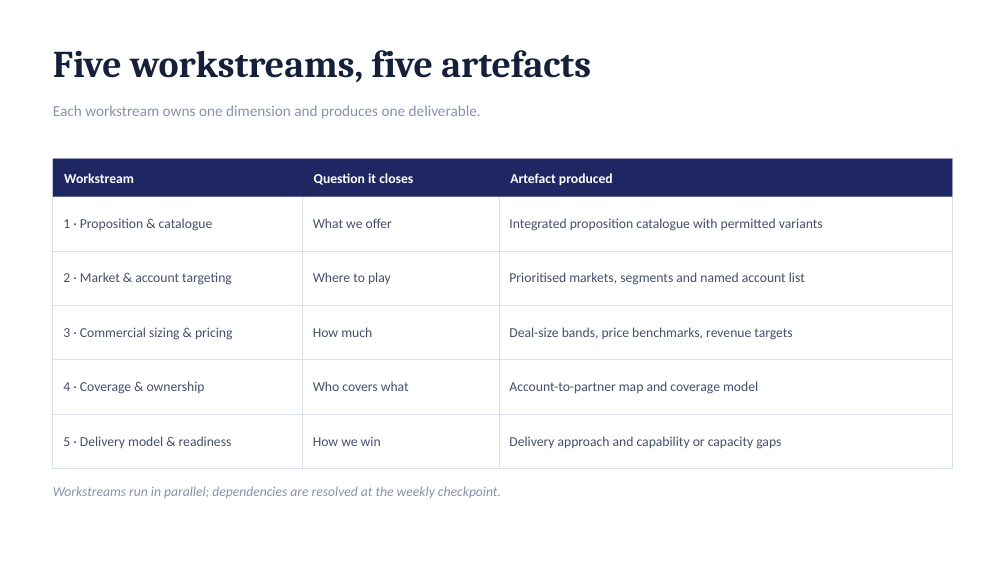
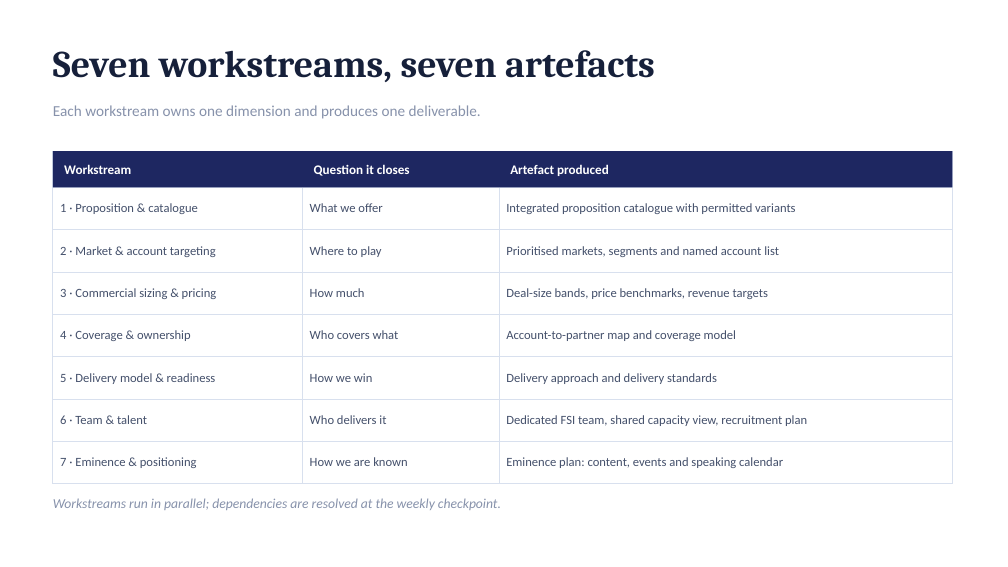
Before and after one commit to dhajjar-cyber/bae, a slide deck: slide 6 of FSI strategy/EAIND-FSI-Strategy-Development-Plan.pptx. Drawn at 1008x567 pixels with LibreOffice and Linux fonts; fonts in the diff are those of the drawing. Boxes give left, top, right and bottom in pixels: in the first picture for what was removed or moved away, otherwise in the second. Text is boxed around its words. In the diff, an @@ line names an element or a change of style, - is before the commit and + after.

```diff
--- a/FSI strategy/EAIND-FSI-Strategy-Development-Plan.pptx
+++ b/FSI strategy/EAIND-FSI-Strategy-Development-Plan.pptx
@@ text at (53,50,655,82): text changed @@
-Five workstreams, five artefacts
+Seven workstreams, seven artefacts
@@ 3 texts, 1 rectangle: place and size @@
-3 texts, 1 rectangle at (53,159,953,197)
+3 texts, 1 rectangle at (53,151,953,188)
@@ table at (53,151,953,472) @@
-row 6: 5 · Delivery model & readiness | How we win | Delivery approach and capability or capacity gaps
+row 6: 5 · Delivery model & readiness | How we win | Delivery approach and delivery standards
+row 7: 6 · Team & talent | Who delivers it | Dedicated FSI team, shared capacity view, recruitment plan
+row 8: 7 · Eminence & positioning | How we are known | Eminence plan: content, events and speaking calendar
@@ table: place and size @@
-table at (53,159,953,453)
+table at (53,151,953,472)
@@ size 13 to 12.5 pt in 3 elements at (510,164,601,176), (60,164,124,174), (314,164,401,176) @@
@@ text "Workstreams run in parallel; dependencies ...": place and size @@
-text "Workstreams run in parallel; dependencies ..." at (53,486,501,498)
+text "Workstreams run in parallel; dependencies ..." at (53,498,501,510)
```
Also in this commit, not shown: 3 other slides changed, 2 slides added, 2 other files.
